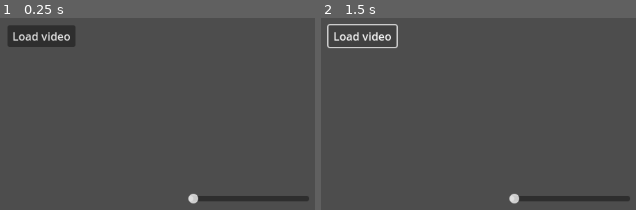
Above: before the commit, frames 1-2 (left to right).
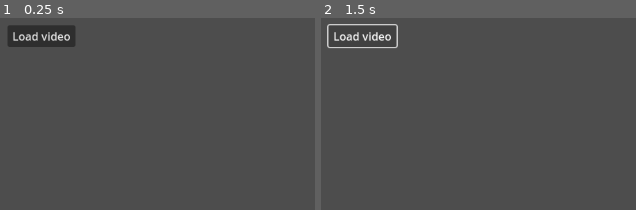
Above: after the commit, the same moments.

Repository: theRealDyer/VideoMouseTrackingSoftware
Game: Godot game, scene res://mainVideoTest.tscn
Two runs of this game, one before a commit and one after it. Both use one fixed random seed, a clock stepped at 60 frames per second and the inputs below.
Inputs:
- Up to frame 1 (0.25 s): no input
- Up to frame 2 (1.5 s): tap Enter at 0.5 s; hold Space (play-stop) 0.53-1.25 s; click "Load video" at 1.25 s

The runs differ from the first frame. In frame 1, 1.0% of the frame differs, in the area x 59-99%, y 91-97%; in frame 2, 1.0%.

Commit message:
Basic zoom working
* Zoom slider added, works in increments of 0.1 up to scale of 10
* Hides video buttons when no video is loaded, shows when there is one

Diff:
--- a/mainVideoTest.gd
+++ b/mainVideoTest.gd
@@ -1,16 +1,19 @@
 extends Control
 
 # Get references to button nodes & Video node
-@onready var videoPlayer = $VideoStreamPlayer
+@onready var videoPlayer = $VideoBounds/VideoStreamPlayer
 @onready var start = $Start
 @onready var loop = $Loop
-@onready var iZoom = $InitialZoom
+@onready var zoom = $Zoom
 
 func _ready():
 	# Linking signals
 	videoPlayer.connect("finished", _show_load_button)
 	start.connect("pressed", _play_video)
 	loop.connect("pressed", _loop_video)
+	zoom.connect("value_changed", _zoomed)
+
+
 
 
 func _on_load_image_pressed() -> void:
@@ -28,6 +31,11 @@
 	$LoadVideo.hide()
 	start.show()
 	loop.show()
+	zoom.show()
+
+func _zoomed(scale_factor:float) -> void:
+	# increase the scale of the video
+	videoPlayer.scale=Vector2(scale_factor, scale_factor)
 
 func _loop_video() -> void:
 	# Loop video button
@@ -46,9 +54,14 @@
 
 	start.release_focus()# Ensures spacepress doesn't trigger button
 
-
 func _show_load_button() -> void:
 	$LoadVideo.show()
+
+	# Hide video tools when no video
+	start.hide()
+	loop.hide()
+	zoom.hide()
+
 
 func _input(event) -> void:
 	# Quit if pressing q
--- a/mainVideoTest.tscn
+++ b/mainVideoTest.tscn
@@ -21,12 +21,18 @@
 access = 2
 use_native_dialog = true
 
-[node name="VideoStreamPlayer" type="VideoStreamPlayer" parent="."]
-layout_mode = 0
+[node name="VideoBounds" type="Control" parent="."]
+clip_contents = true
+anchors_preset = 0
 offset_left = -385.0
 offset_top = -244.0
 offset_right = 375.0
 offset_bottom = 231.0
+
+[node name="VideoStreamPlayer" type="VideoStreamPlayer" parent="VideoBounds"]
+layout_mode = 0
+offset_right = 760.0
+offset_bottom = 475.0
 
 [node name="LoadVideo" type="Button" parent="."]
 layout_mode = 0
@@ -54,13 +60,16 @@
 offset_bottom = 304.0
 text = "Loop"
 
-[node name="InitialZoom" type="HSlider" parent="."]
+[node name="Zoom" type="HSlider" parent="."]
+visible = false
 layout_mode = 0
 offset_left = 210.0
 offset_top = 292.0
 offset_right = 385.0
 offset_bottom = 308.0
 min_value = 1.0
+max_value = 10.0
+step = 0.1
 value = 1.0
 
 [connection signal="file_selected" from="FileDialog" to="." method="_on_file_dialog_file_selected"]
